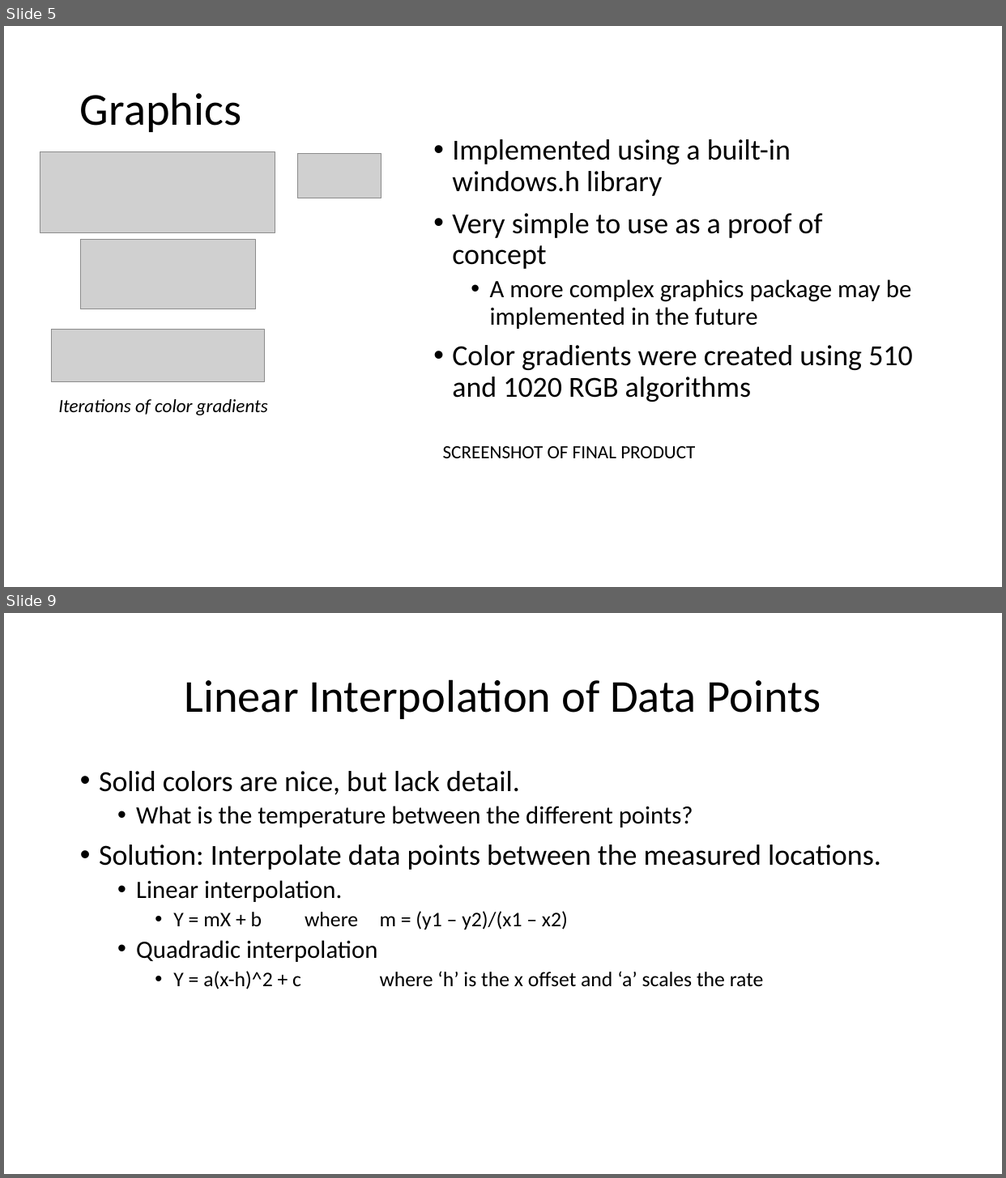
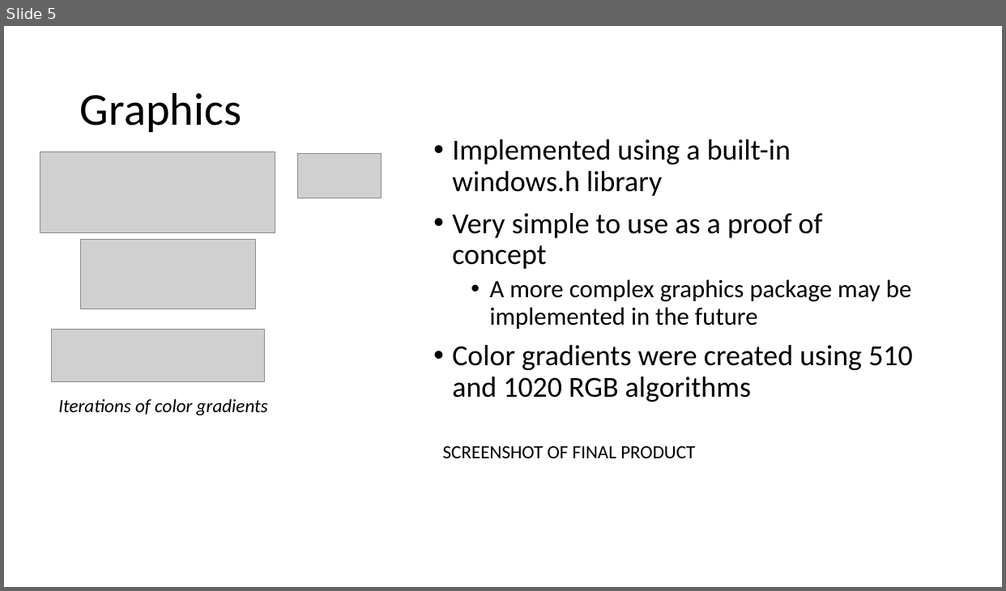
Before and after one commit to maxhouck/ECE3220FinalProject, a slide deck: Final.pptx. Shown one above the other, each under a label of ours: slides 5 and 9 before the commit, slide 5 after it; the slides between them are not shown. The pictures are 1006x1178 and 1006x591 pixels, drawn with LibreOffice and Linux fonts; fonts in the diff are those of the drawing; grey boxes stand for pictures. Boxes give left, top, right and bottom in pixels: in the first picture for what was removed or moved away, otherwise in the second. Text is boxed around its words. In the diff, an @@ line names an element or a change of style, - is before the commit and + after.

```diff
--- a/Final.pptx
+++ b/Final.pptx
@@ slide 9 removed at <box>4,613,1002,1174</box>, background #FFFFFF @@
@@ title removed at <box>185,679,820,719</box> @@
-Linear Interpolation of Data Points
@@ text removed at <box>99,771,881,990</box> @@
-• Solid colors are nice, but lack detail.
-  • What is the temperature between the different points?
-• Solution: Interpolate data points between the measured locations.
-  • Linear interpolation.
-    • Y = mX + b where m = (y1 – y2)/(x1 – x2)
-  • Quadradic interpolation
-    • Y = a(x-h)^2 + c where ‘h’ is the x offset and ‘a’ scales the rate
```
Also in this commit, not shown: 2 slides changed, 10 other slides removed.
